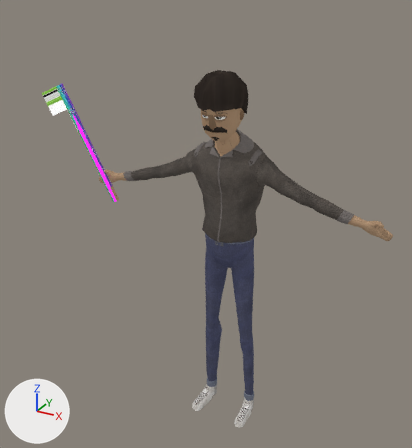
One commit to the Blender file Assets/Characters/MC/Main Character.blend: the scene before it, then after it.
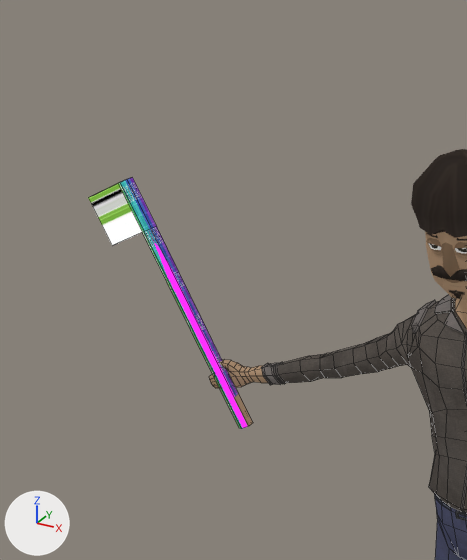
Each version appears first whole from a camera (50 mm lens) standing at (2.4, -4.83, 2.37) and looking at (-0.29, 0.07, -0.08), and next in a close-up on the part from 0% to 53% of the width and 0% to 59% of the height. Lighting does not change. The marker at lower left points along +X, +Y and +Z. The close-ups show mesh edges as thin lines.
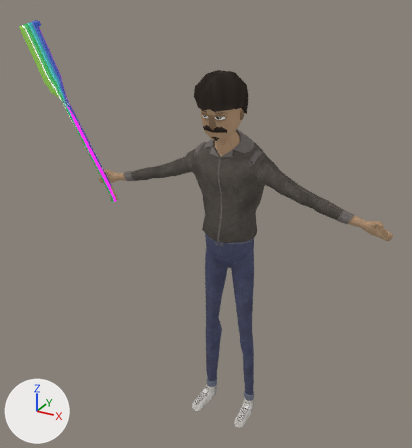
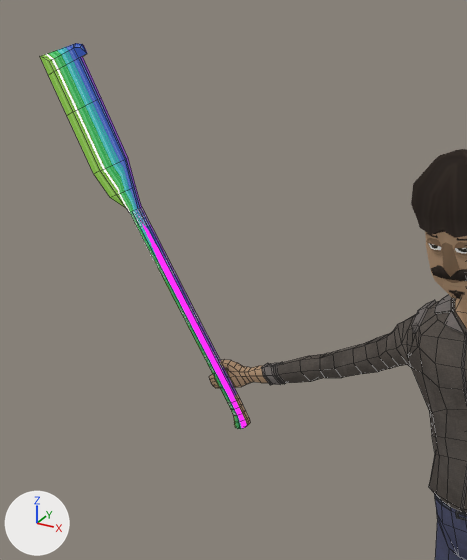
Changed parts and their boxes (x1, y1, x2, y2) in the close-ups (467 x 560 px):
'Cube', reshaped
    before: (88, 177, 467, 560)
    after: (40, 43, 467, 560)
part 1 of me_cube_001, rebuilt (27% wider, 53% taller)
    before: (88, 177, 253, 429)
    after: (40, 43, 250, 429)

The edits, one by one:
me_cube_001 is used by ob_cube; location (0.0, 0.0, 0.0).
me_cube_001 had 1290 vertices, 1328 faces and spanned x -2.21..1.64, y -0.24..0.36, z -2.38..1.3.
me_cube_001 now has 1365 vertices, 1402 faces and spans x -2.34..1.64, y -0.28..0.36, z -2.38..1.94.
me_cube_001 part 1: the loose piece of 22 vertices spanning x -2.21..-1.37, y -0.22..0.01, z 0.0..1.3 is rebuilt with 97 vertices and now spans x -2.34..-1.38, y -0.28..-0.01, z 0.0..1.94.
